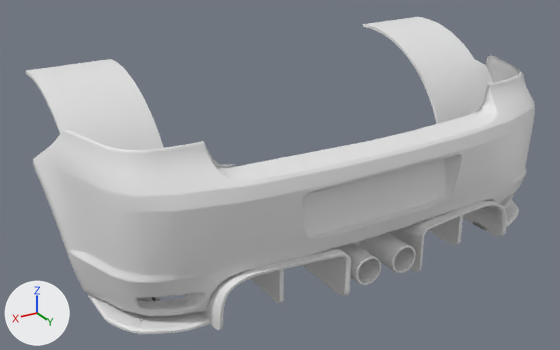
Before and after pictures for a commit that changed the glTF model public/parts/wendtStrom_rearBumper_trackMild.glb.
Camera for both pictures: a 50 mm camera at (1.288, 3.578, 1.396) aimed at (0.099, 1.596, 0.405). Arrows for +X, +Y and +Z are at lower left; the lights stay in place. The picture after the commit comes second. Where no turn or scale is listed for an object, it has been applied to the vertices.

The scene before the commit, as lines of its bpy script (objects in view):
```python
mat_black = principled_material('Black')
mat_black.base_color = (0.8, 0.8, 0.8)  # white #e7e7e7
mat_paint = principled_material('Paint')
mat_paint.base_color = (0.8, 0.8, 0.8)  # white #e7e7e7
me_wendtstrom_rearbumper_trackmild = bpy.data.meshes.new('wendtStrom.rearBumper_trackMild')
me_wendtstrom_rearbumper_trackmild.from_pydata(...)  # 2012 vertices, 3766 faces; spans x -0.85..0.85, y -0.41..0.41, z -0.29..0.29
# faces by material slot: [849, 2917]
me_wendtstrom_rearbumper_trackmild.materials.append(mat_paint)  # white #e7e7e7
me_wendtstrom_rearbumper_trackmild.materials.append(mat_black)  # white #e7e7e7
ob_rearbumper_trackmild = bpy.data.objects.new('rearBumper_trackMild', me_wendtstrom_rearbumper_trackmild)
ob_rearbumper_trackmild.location = (0.0, 1.624, 0.467)
```
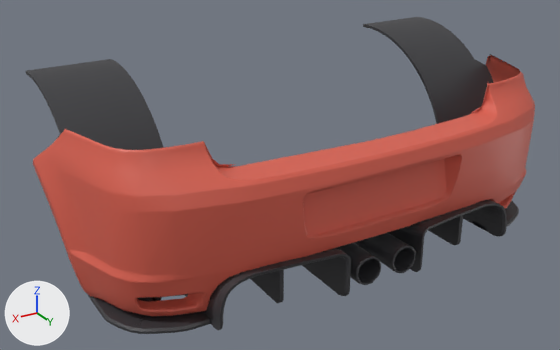
What differs and where, as boxes (x1, y1, x2, y2) in the pictures (560 x 350 px):
'rearBumper_trackMild', recoloured (darker): (26, 17, 535, 334) in both

What the commit changed:
Material 'Paint' (mat_paint) changes colour from white #e7e7e7 to red #da6150; in linear values from (0.8, 0.8, 0.8) to (0.7, 0.12, 0.08).
Material 'Black' (mat_black) changes colour from white #e7e7e7 to dark grey #38383c; in linear values from (0.8, 0.8, 0.8) to (0.04, 0.04, 0.045).
